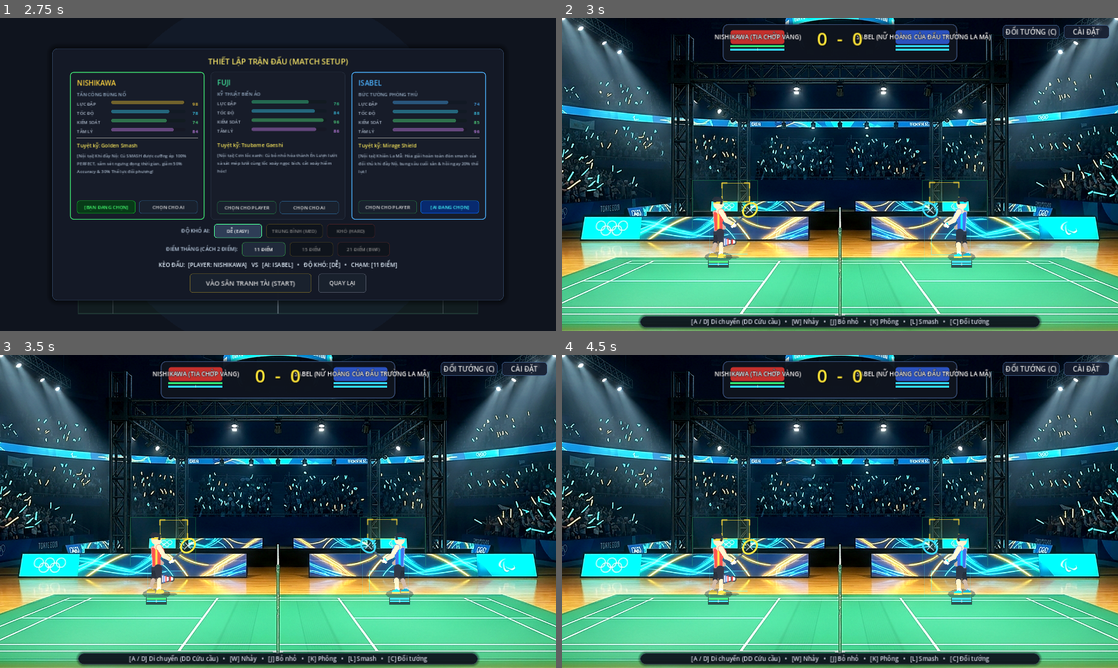
Above: before the commit, frames 1-4 (two rows, left to right).
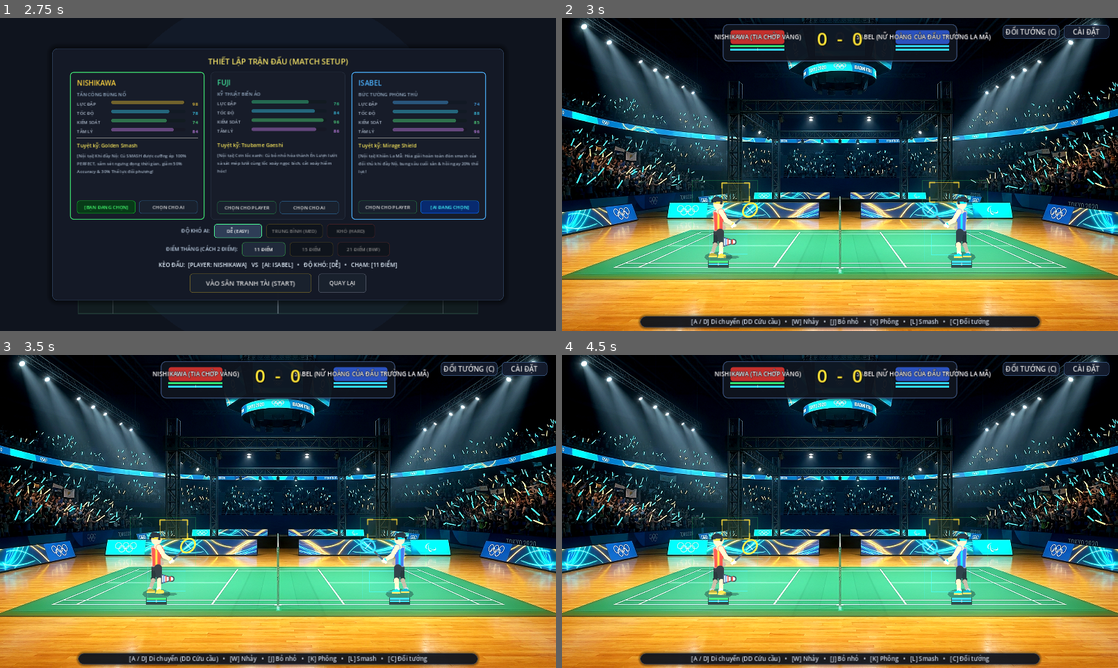
Above: after the commit, the same moments.

Repository: Lurz0205/kaiser-shuttle
Game: Godot game, scene res://scenes/Main.tscn
The game is run twice, just before and just after one commit, with the same random seed, the same clock (stepped at 60 frames per second) and the same inputs.
Inputs:
- Up to frame 1 (2.75 s): click "BẮT ĐẦU TRANH TÀI (PLAY)" at 0.5 s; click "DỄ (EASY)" at 1.25 s; click "DỄ (EASY)" at 2 s
- Up to frame 2 (3 s): click "VÀO SÂN TRANH TÀI (START)" at 2.75 s
- Up to frame 3 (3.5 s): no input
- Up to frame 4 (4.5 s): click "ĐỔI TƯỚNG (C)" at 3.5 s; click "VÀO SÂN TRANH TÀI (START)" at 4.25 s

Frame 1 is identical in both runs. In frame 2, 65% of the frame differs, in the area x 0-100%, y 0-100%; in frame 3, 65%; in frame 4, 65%.

Commit message:
perf: bake static vector court and stadium into high-res texture image for scripts/main.gd

Diff:
--- a/scripts/main.gd
+++ b/scripts/main.gd
@@ -203,11 +203,12 @@
 	if aoi_shield:
 		aoi_shield.draw.connect(_on_aoi_shield_draw)
 
-	# Background Court Texture (Sân đấu dạng ảnh tĩnh pre-baked thay thế toàn bộ vector)
+	# Background Court Texture (Sân đấu Full HD 1920x1080 dạng ảnh tĩnh siêu thực thay thế toàn bộ vector)
 	var bg_court = Sprite2D.new()
 	bg_court.name = "BackgroundCourt"
 	bg_court.texture = preload("res://assets/images/stadium_court.png")
 	bg_court.position = Vector2(640.0, 360.0)
+	bg_court.scale = Vector2(1280.0 / 1920.0, 720.0 / 1080.0)
 	bg_court.z_index = -100
 	add_child(bg_court)
 	move_child(bg_court, 0)
